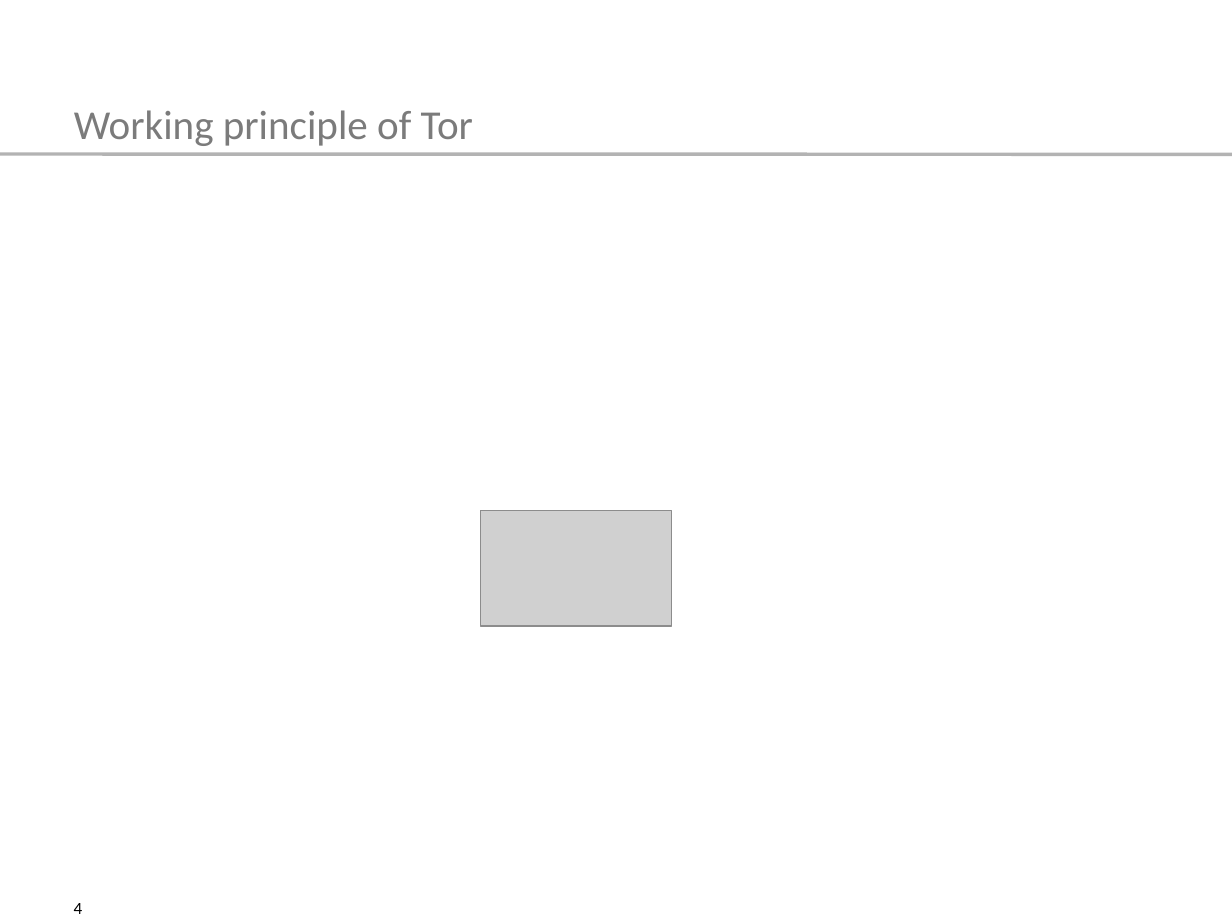
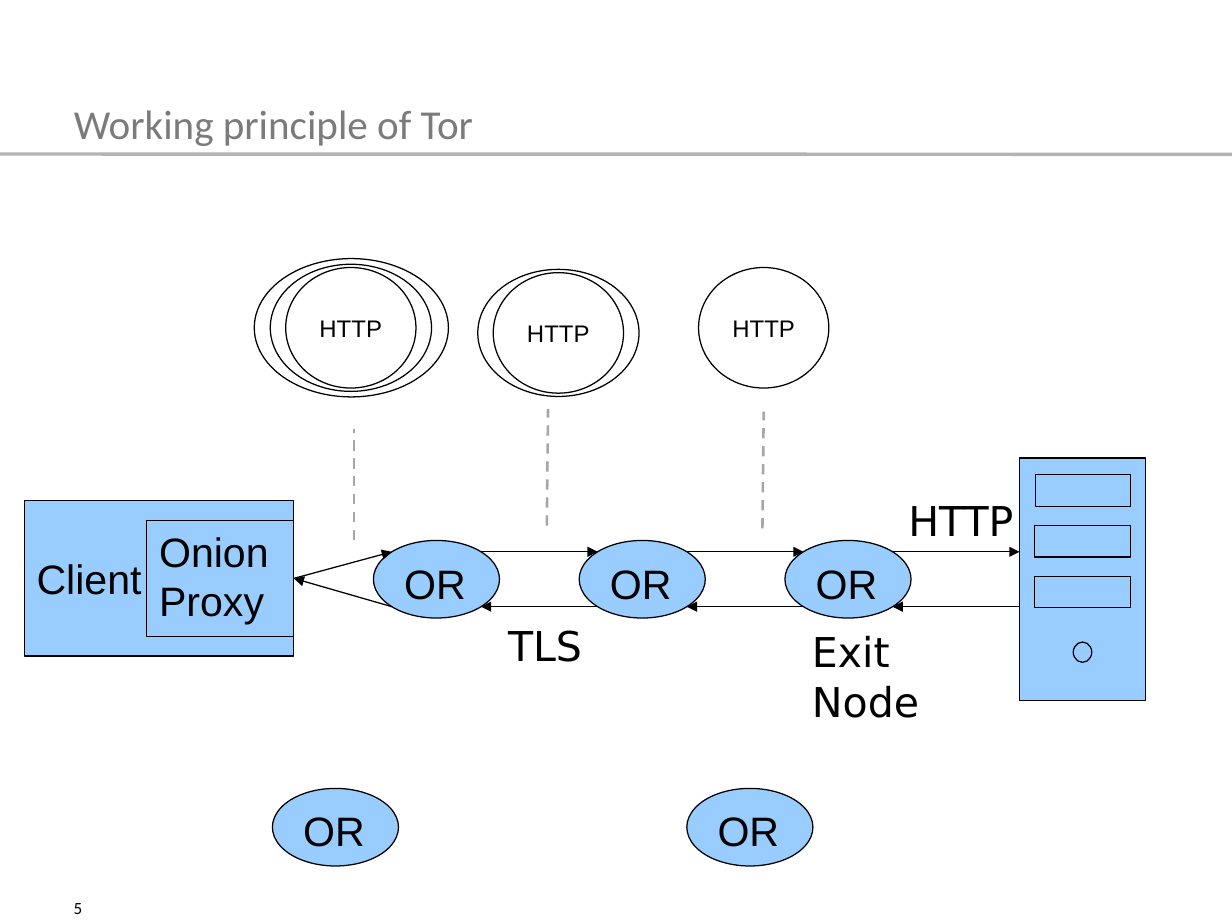
Before and after one commit to tompetersen/ski-tor, a slide deck: slide 5 of presentation/TemplateSlides2016.pptx (slide 4 before the commit). Drawn at 1232x924 pixels with LibreOffice and Linux fonts; fonts in the diff are those of the drawing; grey boxes stand for pictures. Boxes give left, top, right and bottom in pixels: in the first picture for what was removed or moved away, otherwise in the second. Text is boxed around its words. In the diff, an @@ line names an element or a change of style, - is before the commit and + after.

```diff
--- a/presentation/TemplateSlides2016.pptx
+++ b/presentation/TemplateSlides2016.pptx
@@ ellipse added at (254, 259, 448, 397), outline #000000 0.75 pt @@
@@ ellipse added at (270, 264, 431, 391), outline #000000 0.75 pt @@
@@ ellipse added at (286, 267, 416, 388), outline #000000 0.75 pt, 14 pt, text #000000 @@
+HTTP
@@ ellipse added at (699, 267, 829, 388), outline #000000 0.75 pt, 14 pt, text #000000 @@
+HTTP
@@ ellipse added at (478, 270, 639, 397), outline #000000 0.75 pt @@
@@ ellipse added at (493, 272, 623, 393), outline #000000 0.75 pt, 14 pt, text #000000 @@
+HTTP
@@ line added from (547, 526) to (548, 409), #A6A6A6 1.5 pt dashed @@
@@ line added from (763, 529) to (764, 411), #A6A6A6 1.5 pt dashed @@
@@ line added from (354, 541) to (354, 429), #A6A6A6 1.5 pt dashed @@
@@ rectangle added at (25, 500, 294, 655), fill #99CCFF, outline #000000 0.75 pt, 24 pt, text #000000 @@
+Client
@@ text added at (908, 506, 1013, 536), 24 pt, text #000000 @@
+HTTP
@@ rectangle added at (147, 520, 293, 636), fill #99CCFF, outline #000000 0.75 pt, 24 pt, text #000000 @@
+Onion Proxy
@@ picture removed at (480, 510, 671, 626) @@
@@ arrow added from (293, 578) to (392, 552), #000000 0.75 pt @@
@@ ellipse added at (373, 541, 499, 618), fill #99CCFF, outline #000000 0.75 pt, 24 pt, text #000000 @@
+OR
@@ arrow added from (482, 552) to (598, 552), #000000 0.75 pt @@
@@ ellipse added at (579, 541, 705, 618), fill #99CCFF, outline #000000 0.75 pt, 24 pt, text #000000 @@
+OR
@@ arrow added from (687, 552) to (803, 552), #000000 0.75 pt @@
@@ ellipse added at (785, 541, 910, 618), fill #99CCFF, outline #000000 0.75 pt, 24 pt, text #000000 @@
+OR
@@ arrow added from (893, 552) to (1020, 552), #000000 0.75 pt @@
@@ arrow added from (392, 606) to (293, 578), #000000 0.75 pt @@
@@ arrow added from (598, 606) to (482, 606), #000000 0.75 pt @@
@@ arrow added from (803, 606) to (687, 606), #000000 0.75 pt @@
@@ arrow added from (1020, 606) to (893, 606), #000000 0.75 pt @@
@@ text added at (508, 630, 582, 662), 24 pt, text #000000 @@
+TLS
@@ text added at (812, 635, 919, 718), 24 pt, text #000000 @@
+Exit Node
@@ group added at (1020, 458, 1146, 701): 4 rectangles, 1 ellipse @@
@@ ellipse added at (272, 788, 398, 866), fill #99CCFF, outline #000000 0.75 pt, 24 pt, text #000000 @@
+OR
@@ ellipse added at (687, 788, 813, 866), fill #99CCFF, outline #000000 0.75 pt, 24 pt, text #000000 @@
+OR
@@ page number at (74, 903, 83, 914): text changed @@
-4
+5
```
Also in this commit, not shown: 4 other slides changed, 4 slides added.
